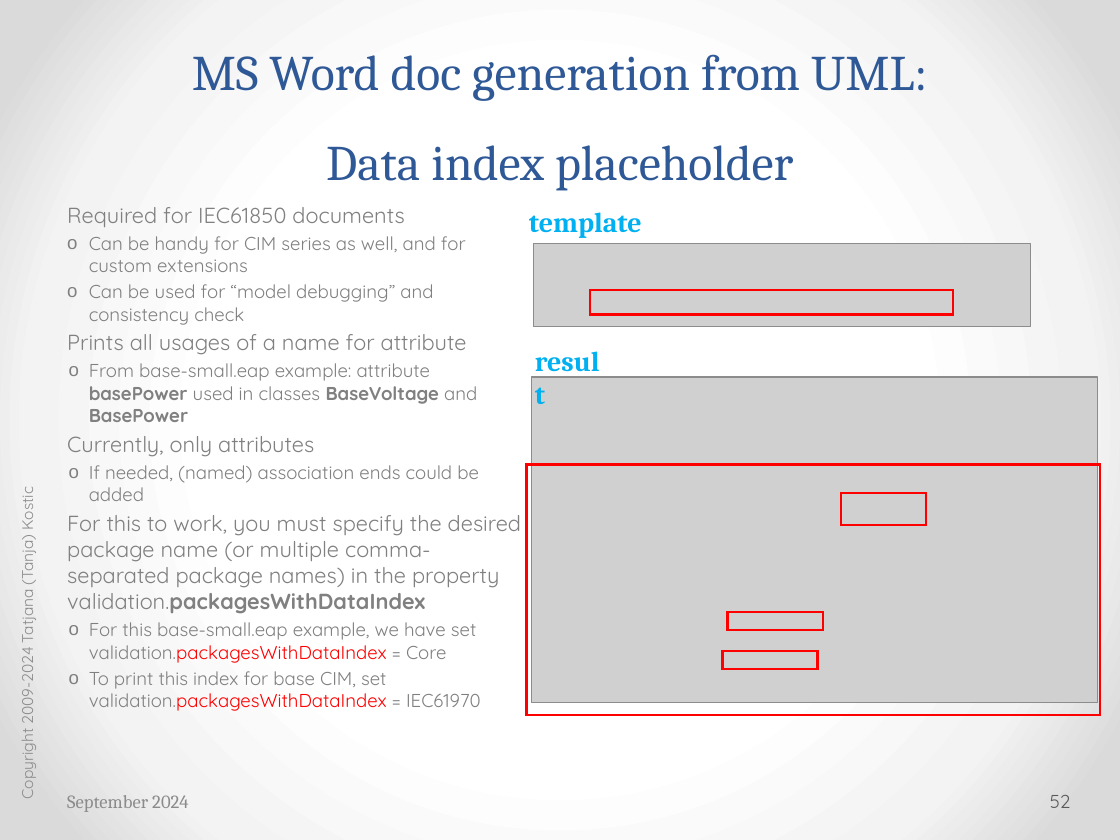
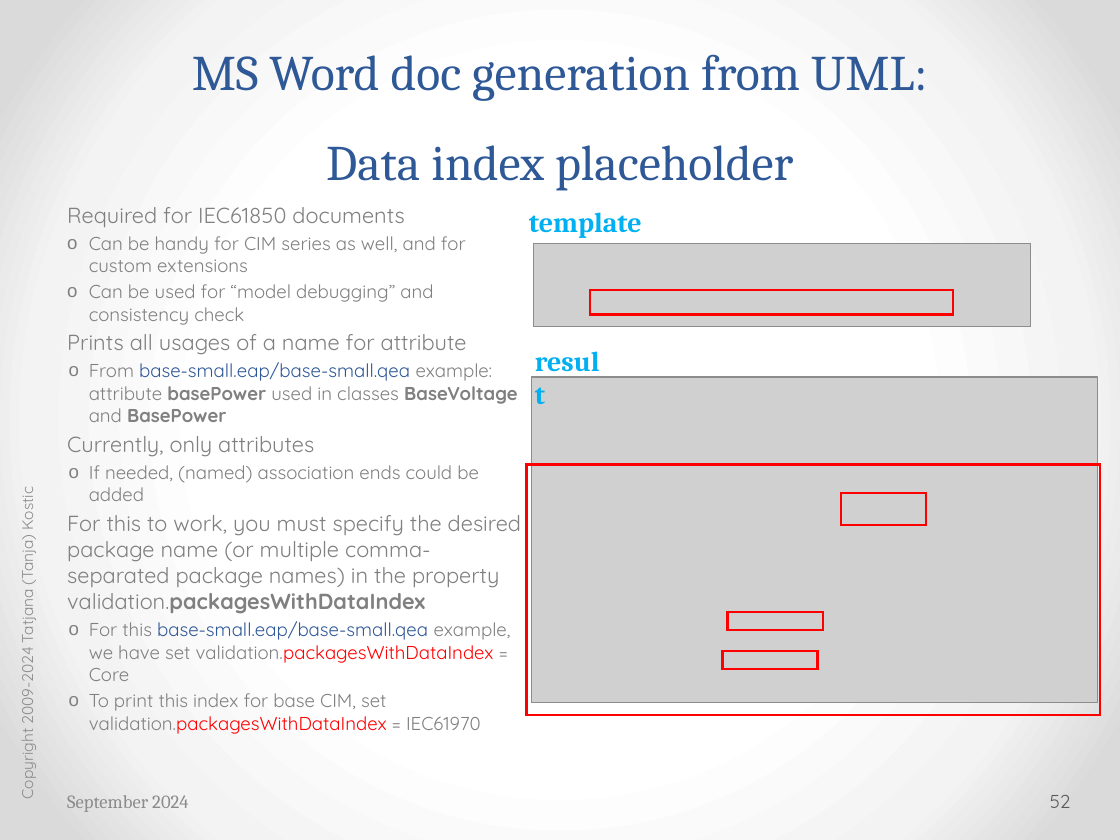
Before and after one commit to cimug-org/jCleanCim, a slide deck: slide 52 of doc/jCleanCimIntro.pptx. Drawn at 1120x840 pixels with LibreOffice and Linux fonts; fonts in the diff are those of the drawing; grey boxes stand for pictures. Boxes give left, top, right and bottom in pixels: in the first picture for what was removed or moved away, otherwise in the second. Text is boxed around its words. In the diff, an @@ line names an element or a change of style, - is before the commit and + after.

```diff
--- a/doc/jCleanCimIntro.pptx
+++ b/doc/jCleanCimIntro.pptx
@@ text at (89, 362, 517, 422): text changed @@
-  o From base-small.eap example: attribute basePower used in classes BaseVoltage and BasePower
+  o From base-small.eap/base-small.qea example: attribute basePower used in classes BaseVoltage and BasePower
@@ text at (89, 621, 511, 681): text changed @@
-  o For this base-small.eap example, we have set validation.packagesWithDataIndex = Core
+  o For this base-small.eap/base-small.qea example, we have set validation.packagesWithDataIndex = Core
```
Also in this commit, not shown: 24 other slides changed, 4 other files.
